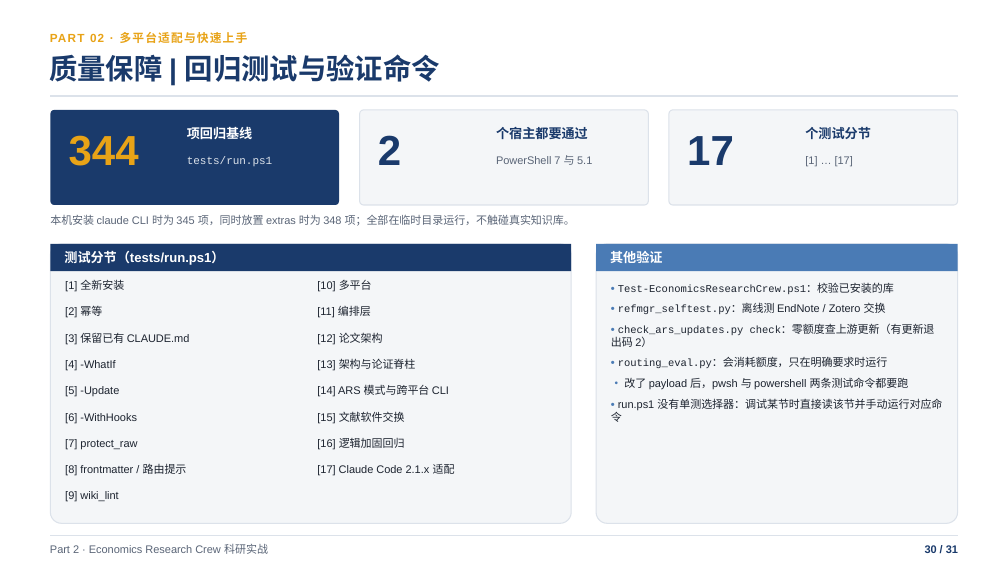
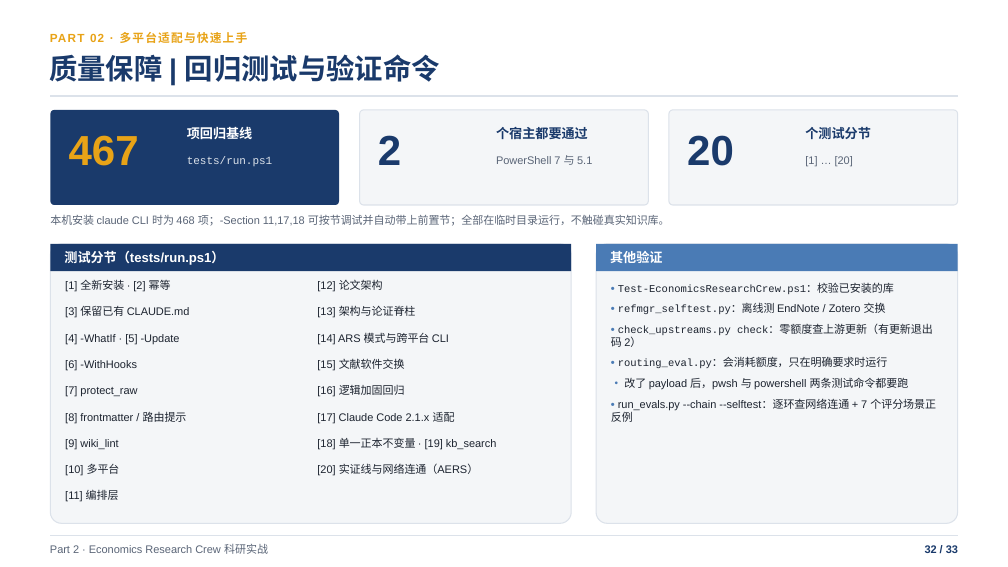
Before and after one commit to shjzzzz/Economics-Research-Crew, a slide deck: slide 32 of Claude_Code_基础与_Economics_Research_Crew_实战.pptx (slide 30 before the commit). Drawn at 1008x567 pixels with LibreOffice and Linux fonts; fonts in the diff are those of the drawing. Boxes give left, top, right and bottom in pixels: in the first picture for what was removed or moved away, otherwise in the second. Text is boxed around its words. In the diff, an @@ line names an element or a change of style, - is before the commit and + after.

```diff
--- a/Claude_Code_基础与_Economics_Research_Crew_实战.pptx
+++ b/Claude_Code_基础与_Economics_Research_Crew_实战.pptx
@@ text at box(69, 135, 139, 166): text changed @@
-344
+467
@@ text at box(687, 135, 734, 166): text changed @@
-17
+20
@@ text at box(805, 156, 853, 167): text changed @@
-[1] … [17]
+[1] … [20]
@@ text at box(50, 215, 670, 226): text changed @@
-本机安装 claude CLI 时为 345 项，同时放置 extras 时为 348 项；全部在临时目录运行，不触碰真实知识库。
+本机安装 claude CLI 时为 468 项；-Section 11,17,18 可按节调试并自动带上前置节；全部在临时目录运行，不触碰真实知识库。
@@ text at box(65, 279, 171, 292): text changed @@
-[1] 全新安装
+[1] 全新安装 · [2] 幂等
@@ 5 texts: place and size @@
-5 texts at box(65, 333, 405, 449)
+5 texts at box(65, 280, 405, 397)
@@ text "[3] 保留已有 CLAUDE.md": place and size @@
-text "[3] 保留已有 CLAUDE.md" at box(65, 333, 190, 344)
+text "[3] 保留已有 CLAUDE.md" at box(65, 306, 190, 318)
@@ text removed at box(65, 306, 102, 318) @@
-[2] 幂等
@@ text at box(611, 324, 932, 347): text changed @@
-• check_ars_updates.py check：零额度查上游更新（有更新退出码 2）
+• check_upstreams.py check：零额度查上游更新（有更新退出码 2）
@@ text at box(65, 334, 180, 344): text changed @@
-[4] -WhatIf
+[4] -WhatIf · [5] -Update
@@ text removed at box(65, 386, 119, 397) @@
-[5] -Update
@@ 5 texts: place and size @@
-5 texts at box(65, 358, 455, 502)
+5 texts at box(65, 305, 455, 449)
@@ text at box(611, 399, 936, 422): text changed @@
-• run.ps1 没有单测选择器：调试某节时直接读该节并手动运行对应命令
+• run_evals.py --chain --selftest：逐环查网络连通 + 7 个评分场景正反例
@@ text added at box(317, 438, 497, 449), 10.5 pt, text #1D2430 @@
+[18] 单一正本不变量 · [19] kb_search
@@ text "[10] 多平台": place and size @@
-text "[10] 多平台" at box(317, 280, 372, 292)
+text "[10] 多平台" at box(65, 464, 120, 476)
@@ text added at box(317, 463, 479, 476), 10.5 pt, text #1D2430 @@
+[20] 实证线与网络连通（AERS）
@@ text "[11] 编排层": place and size @@
-text "[11] 编排层" at box(317, 306, 371, 318)
+text "[11] 编排层" at box(65, 490, 119, 502)
@@ text at box(925, 544, 958, 555): text changed @@
-30 / 31
+32 / 33
```
Also in this commit, not shown: 30 other slides changed, 2 slides added, 4 other files.
